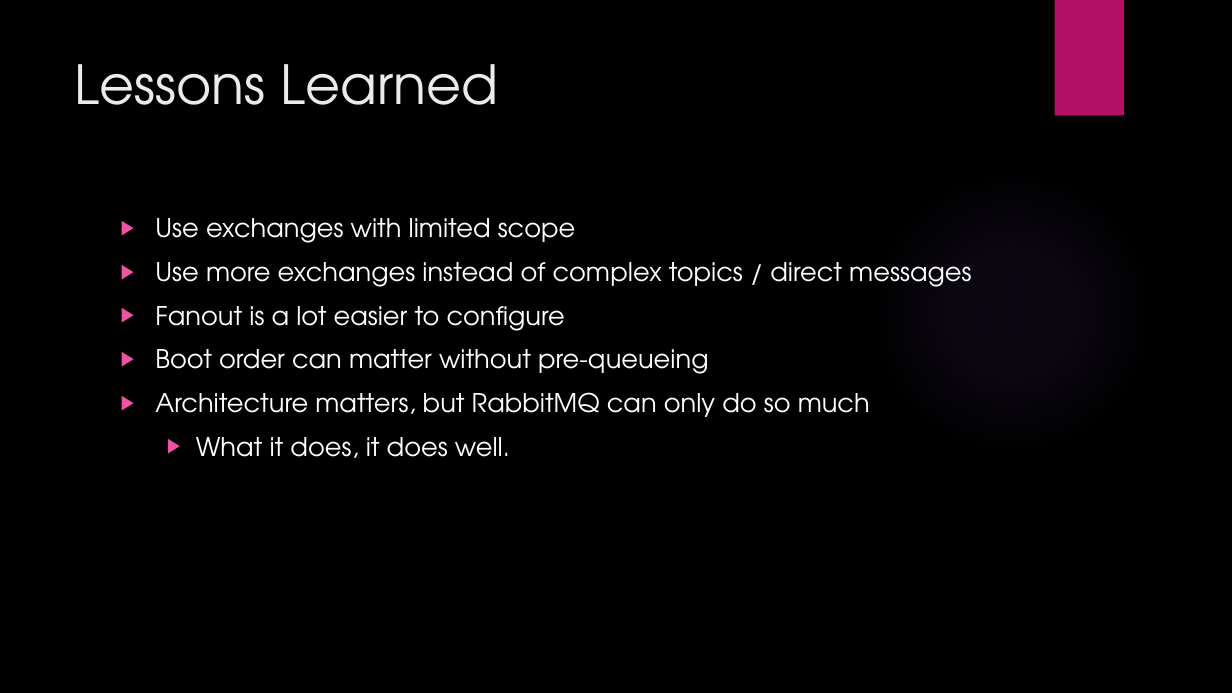
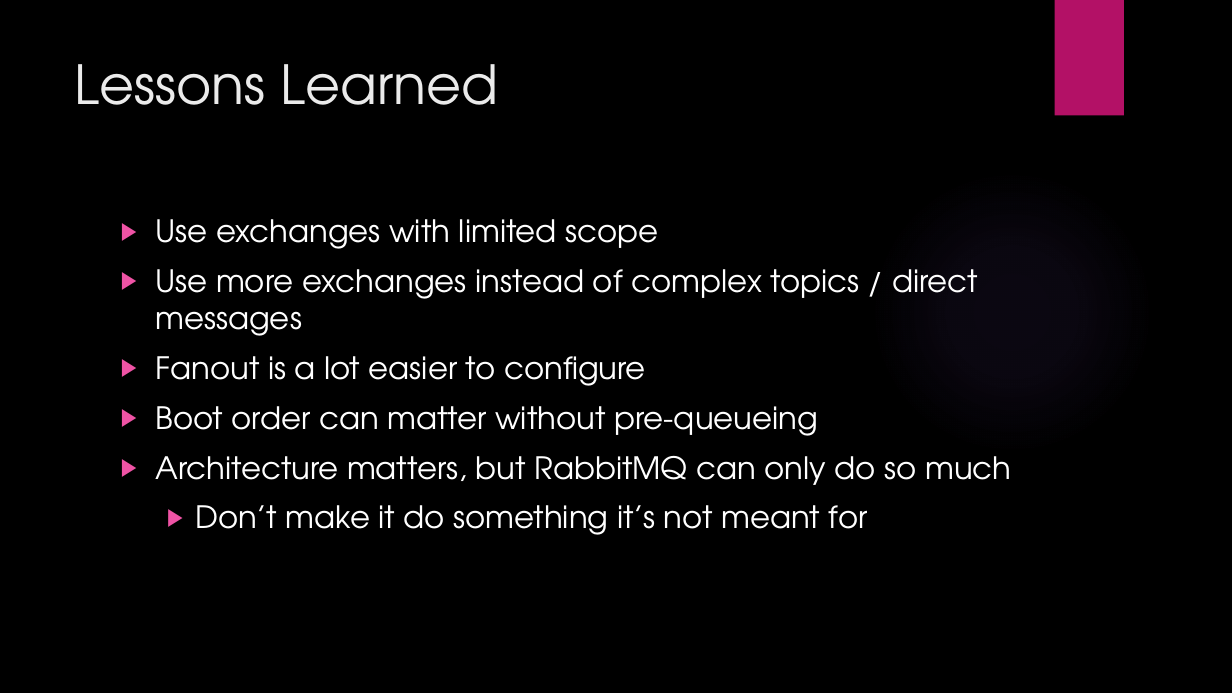
Before and after one commit to ryaovan/rabbitmq-tutorial, a slide deck: slide 32 of Rabbitmq lecture.pptx (slide 27 before the commit). Drawn at 1232x693 pixels with LibreOffice and Linux fonts; fonts in the diff are those of the drawing; background and template pictures are left out. Boxes give left, top, right and bottom in pixels: in the first picture for what was removed or moved away, otherwise in the second. Text is boxed around its words. In the diff, an @@ line names an element or a change of style, - is before the commit and + after.

```diff
--- a/Rabbitmq lecture.pptx
+++ b/Rabbitmq lecture.pptx
@@ text at [155, 219, 1011, 485]: size 20 to 24 pt in "Use exchanges with limited scope", "Use more exchanges instead of complex topics ...", "Fanout is a lot easier to configure", "Boot order can matter without pre-queueing" and 1 more places @@
@@ text at [196, 505, 867, 535]: text changed; size 20 to 24 pt @@
-  ▶ What it does, it does well.
+  ▶ Don’t make it do something it’s not meant for
```
Also in this commit, not shown: 16 other slides changed, 6 slides added, 2 slides removed, 5 other files.
